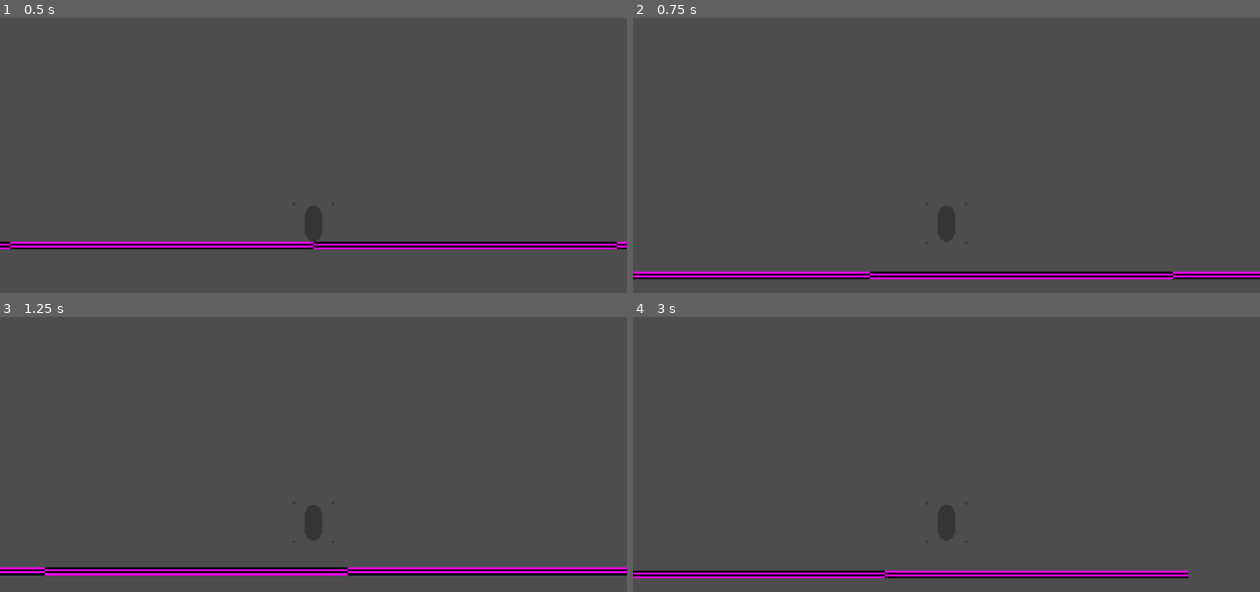
Above: before the commit, frames 1-4 (two rows, left to right).
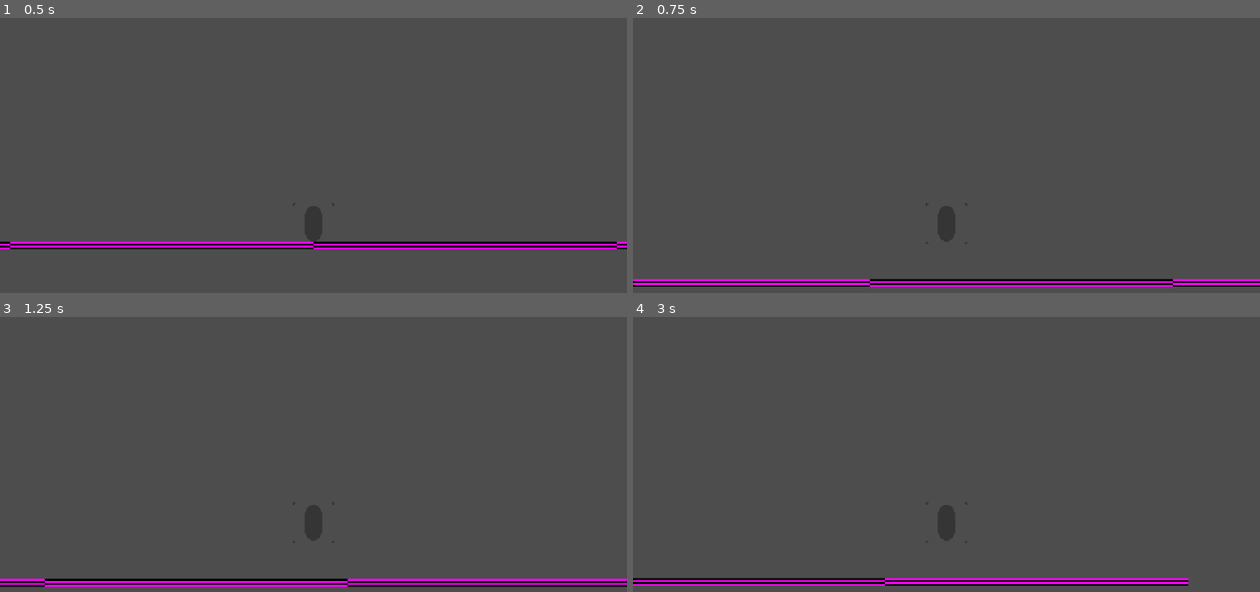
Above: after the commit, the same moments.

Repository: Hevia/BTeam
Game: Godot game, scene res://Scenes/Main/Main.tscn
The game is run twice, just before and just after one commit, with the same random seed, the same clock (stepped at 60 frames per second) and the same inputs.
Inputs:
- Up to frame 1 (0.5 s): no input
- Up to frame 2 (0.75 s): tap Enter at 0.5 s; hold D (move_right) from 0.53 s (still down); tap Space (jump) at 0.6 s
- Up to frame 3 (1.25 s): keep holding D (move_right); tap Space (jump) at 0.77, 1.07 s
- Up to frame 4 (3 s): tap Space (jump) at 1.35, 1.52, 1.82, 2.1, 2.85 s; release D (move_right) at 2.03 s; hold A (move_left) 2.03-2.78 s; hold D (move_right) from 2.78 s (still down)

Frame 1 is identical in both runs. In frame 2, 5.6% of the frame differs, in the area x 0-100%, y 92-98%; in frame 3, 6.3%, in the area x 0-100%, y 90-99%; in frame 4, 4.9%.

Commit message:
Better Walljumping
Made walljumping cleaner

Diff:
--- a/entities/player/PlayerController.gd
+++ b/entities/player/PlayerController.gd
@@ -2,29 +2,75 @@
 
 @export var player_health: Health
 @export var speed: float = 300
-@export var jumpVelocity: float = 400
+@export var jump_velocity: float = 400
+@export var wall_slide_slow: float = 4
+@export var wall_jump_force: float = 600
+@export var wall_jump_lerp_weight: float = 0.5
+@export var wall_jump_cooldown_duration: float = 0.15
+@export var air_friction: float = 200
+
+var can_wall_jump: bool = false
+var wall_jump_input_cooldown: float = 0.0
+var last_wall_normal: Vector2 = Vector2.ZERO
+var is_wall_sliding: bool = false
+var gravity
+
+func _ready():
+	gravity = get_gravity()
+	jump_velocity = -jump_velocity
+
+func _physics_process(delta: float):
+	if wall_jump_input_cooldown > 0.0:
+		wall_jump_input_cooldown -= delta
+
+		var target_x_velocity = last_wall_normal.x * wall_jump_force
+		velocity.x = lerp(velocity.x, target_x_velocity, wall_jump_lerp_weight)
+
+	var on_wall = is_on_wall_only() and !is_on_floor()
+
+	# Wall sliding
+	if is_on_wall_only() and velocity.y > 0:
+		gravity = get_gravity()/wall_slide_slow
+		is_wall_sliding = true
+	else:
+		gravity = get_gravity()
+		is_wall_sliding = false
+
+	# Wall jumping
+	if on_wall:
+		can_wall_jump = true
+	else:
+		can_wall_jump = false
+
+	# Add the gravity.
+	velocity += gravity * delta
 
 
-func _physics_process(delta: float):
-	# Add the gravity.
-	velocity += get_gravity() * delta
 
 	jump()
-	movePlayer()
+	movePlayer(delta)
 
 	move_and_slide()
 
 func jump():
-	# Handle jump.
-	if Input.is_action_just_pressed("jump") and is_on_floor():
-		velocity.y = -jumpVelocity
+	# Handle Jump
+	if Input.is_action_just_pressed("jump"):
+		if is_on_floor():
+			velocity.y = jump_velocity
+		elif can_wall_jump:
+			last_wall_normal = get_wall_normal()
+			velocity.y = jump_velocity
+			wall_jump_input_cooldown = wall_jump_cooldown_duration
 	if Input.is_action_just_released("jump") and velocity.y < 0:
-		velocity.y = move_toward(velocity.y, 0, get_gravity().y/2)
+		velocity.y = move_toward(velocity.y, 0, abs(gravity.y/4))
 
-func movePlayer():
+func movePlayer(delta: float):
 	# Get the input direction and handle the movement/deceleration.
 	var direction := Input.get_axis("move_left", "move_right")
-	if direction:
-		velocity.x = direction * speed
+	if wall_jump_input_cooldown <= 0.0:
+		if direction:
+			velocity.x = direction * speed
+		else:
+			velocity.x = move_toward(velocity.x, 0, speed)
 	else:
-		velocity.x = move_toward(velocity.x, 0, speed)
+		velocity.x = move_toward(velocity.x, 0, air_friction)
Not shown, added: Scenes/Main/Main.tscn17200232811.tmp
